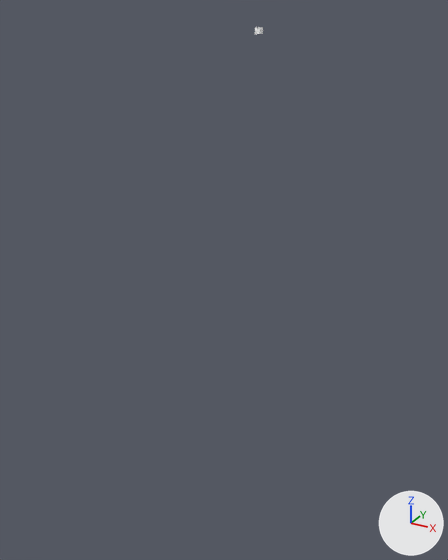
An edit to the glTF model form4.gltf, drawn before and after from the same camera.
Camera for both pictures: a 50 mm lens placed at (9546.0, -20093.0, 553.0), pointed at (-767.0, -1342.0, -8823.0). The lights are fixed; the arrows at lower right show +X, +Y and +Z. Where no turn or scale is listed for an object, it has been applied to the vertices.

Names of what the first picture shows: 'Torus', 'f', 'm2', 'r'.
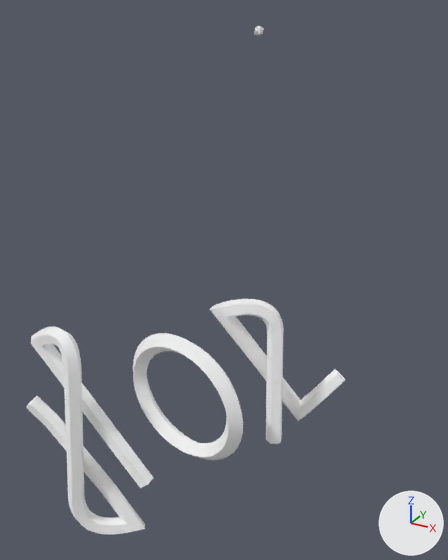
Diff of the bpy script that builds the scene:
```diff
--- a/form4.gltf.py
+++ b/form4.gltf.py
@@ mat_material_002 @@
+mat_material_002 = principled_material('Material.002')
+mat_material_002.base_color = (1.0, 1.0, 1.0)  # white #ffffff
+mat_material_002.metallic = 1.0
+mat_material_002.roughness = 1.0
@@ me_mesh_4 @@
 me_mesh_4.from_pydata(...)  # 220 vertices, 436 faces; spans x -16010.0..-11171.0, y -1895.0..247.0, z -8145.0..722.0
-me_mesh_4.materials.append(mat_water)  # blue #42a0f3
+me_mesh_4.materials.append(mat_material_002)  # white #ffffff
@@ me_mesh_5 @@
 me_mesh_5.from_pydata(...)  # 120 vertices, 230 faces; spans x -9613.0..-5131.0, y 1348.0..5044.0, z -4486.0..1422.0
-me_mesh_5.materials.append(mat_water)  # blue #42a0f3
+me_mesh_5.materials.append(mat_material_002)  # white #ffffff
@@ me_mesh_8 @@
 me_mesh_8.from_pydata(...)  # 168 vertices, 336 faces; spans x -2691.0..2691.0, y -730.0..730.0, z -2710.0..2710.0
-me_mesh_8.materials.append(mat_water)  # blue #42a0f3
+me_mesh_8.materials.append(mat_material_002)  # white #ffffff
```

What differs and where, as boxes [x1, y1, x2, y2] in the pictures (448 x 560 px):
'f', recoloured
    both: [26, 327, 153, 534]
'r', recoloured
    both: [210, 299, 345, 444]
'Torus', recoloured
    both: [133, 333, 243, 460]
